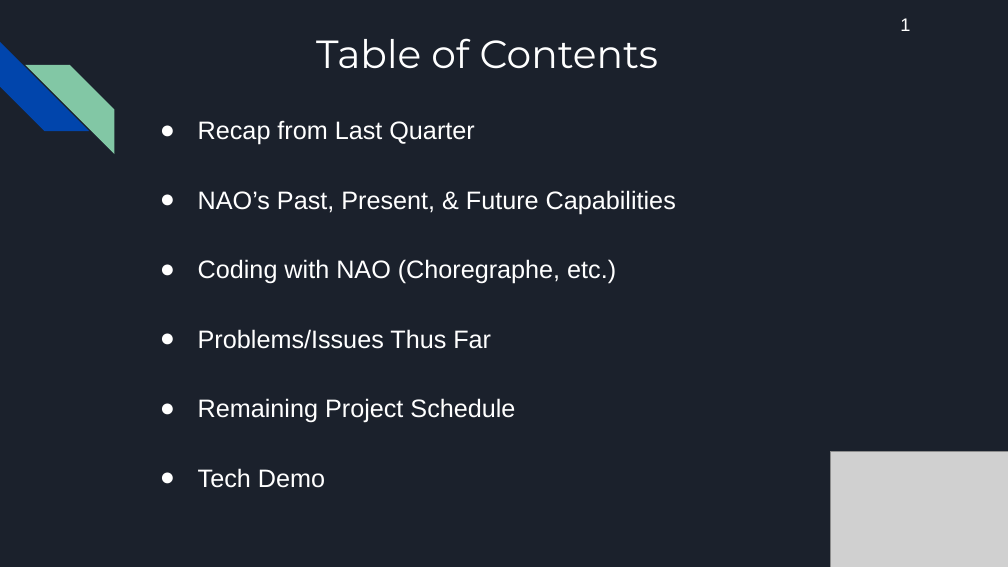
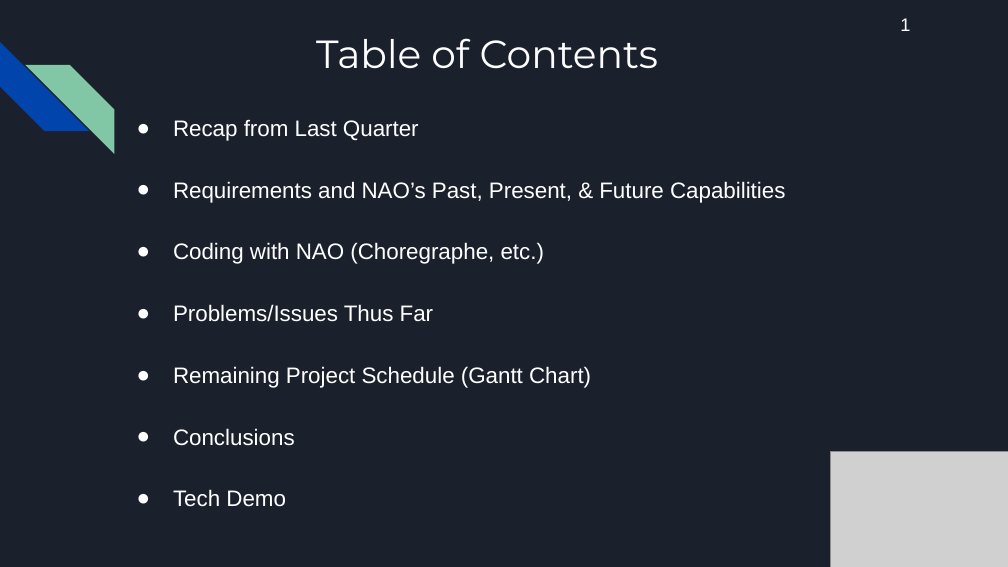
Before and after one commit to haileydhanens/CWU_AriGato, a slide deck: slide 2 of Documentation/AriGato Presentation #2 (1_31_2019).pptx. Drawn at 1008x567 pixels with LibreOffice and Linux fonts; fonts in the diff are those of the drawing; grey boxes stand for pictures. Boxes give left, top, right and bottom in pixels: in the first picture for what was removed or moved away, otherwise in the second. Text is boxed around its words. In the diff, an @@ line names an element or a change of style, - is before the commit and + after.

```diff
--- a/Documentation/AriGato Presentation #2 (1_31_2019).pptx
+++ b/Documentation/AriGato Presentation #2 (1_31_2019).pptx
@@ text "Recap from Last Quarter": place and size @@
-text "Recap from Last Quarter" at (198, 120, 676, 488)
+text "Recap from Last Quarter" at (173, 120, 785, 507)
@@ text at (173, 120, 544, 507): size 18 to 16 pt in "Recap from Last Quarter", "Coding with NAO (Choregraphe, etc.)", "Problems/Issues Thus Far", "Tech Demo"; indent changed @@
@@ text at (173, 181, 785, 203): text changed; size 18 to 16 pt @@
-● NAO’s Past, Present, & Future Capabilities
+● Requirements and NAO’s Past, Present, & Future Capabilities
@@ text at (173, 366, 591, 446): text changed; size 18 to 16 pt @@
-● Remaining Project Schedule
+● Remaining Project Schedule (Gantt Chart)
+● Conclusions
```
Also in this commit, not shown: 10 other slides changed, 4 slides added, 2 slides removed, 1 other file.
